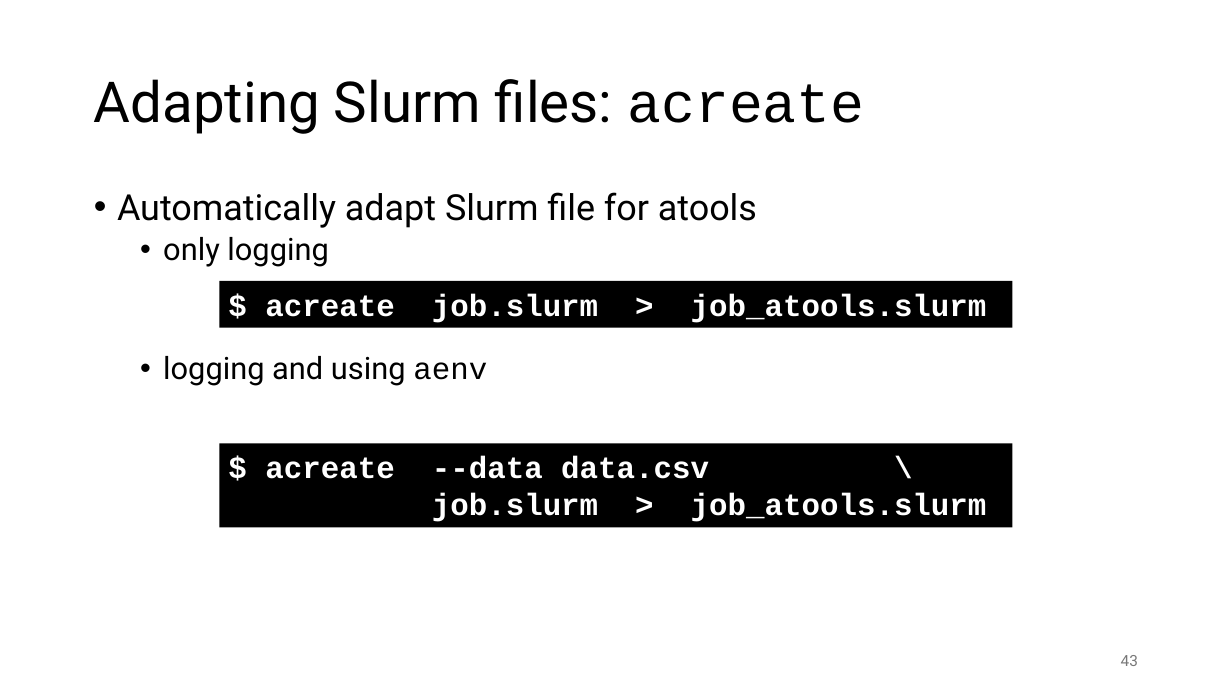
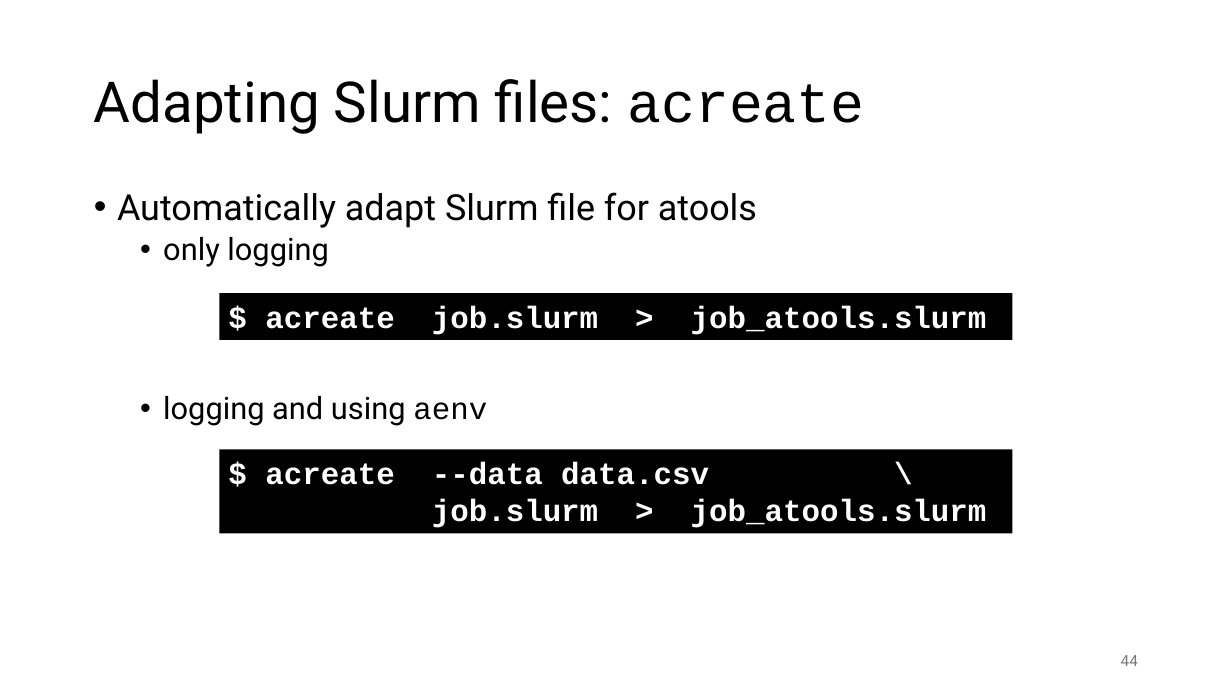
Before and after one commit to gjbex/Workflows-for-HPC, a slide deck: slide 44 of workflow_for_HPC.pptx (slide 43 before the commit). Drawn at 1232x693 pixels with LibreOffice and Linux fonts; fonts in the diff are those of the drawing. Boxes give left, top, right and bottom in pixels: in the first picture for what was removed or moved away, otherwise in the second. Text is boxed around its words. In the diff, an @@ line names an element or a change of style, - is before the commit and + after.

Commit message:
Improve formatting of atools lides

```diff
--- a/workflow_for_HPC.pptx
+++ b/workflow_for_HPC.pptx
@@ text "Automatically adapt Slurm file for ..." rewrapped from [117,192,757,386] to [117,192,757,426] @@
@@ rectangle "$ acreate job.slurm > job_atools.slurm": place and size @@
-rectangle "$ acreate job.slurm > job_atools.slurm" at [219,281,1012,327]
+rectangle "$ acreate job.slurm > job_atools.slurm" at [219,293,1012,339]
@@ rectangle "$ acreate --data data.csv \": place and size @@
-rectangle "$ acreate --data data.csv \" at [219,444,1012,528]
+rectangle "$ acreate --data data.csv \" at [219,449,1012,533]
@@ page number at [1121,655,1138,666]: text changed @@
-43
+44
```
Also in this commit, not shown: 6 other slides changed, 1 slide added.
